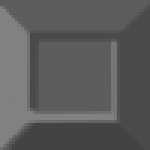
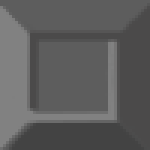
Layers edited between the first and the second 150×150 image:
painted on "Pasted Layer copy #2" over [108, 39, 114, 114]
